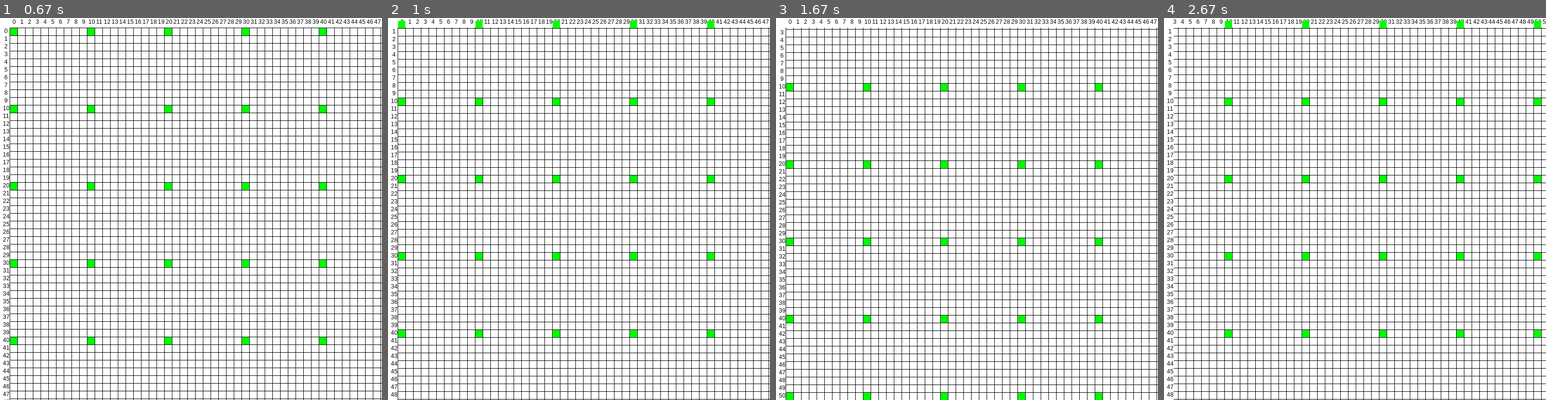
Above: before the commit, frames 1-4 (left to right).
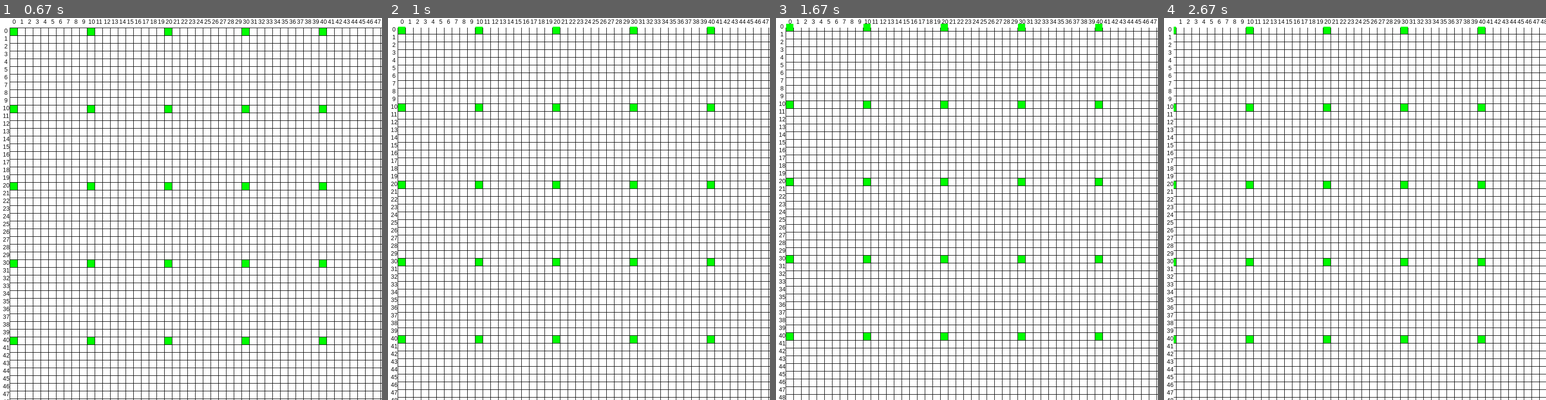
Above: after the commit, the same moments.

Repository: Archanciel/Learning_Pygame
Game: pygame game, started from draw_grid/main.py
Two runs of this game, one before a commit and one after it. Both use one fixed random seed, a clock stepped at 60 frames per second and the inputs below.
Inputs (mouse positions are in pixels of both pictures, inside the frame that each line leads up to):
- Up to frame 1 (0.67 s): hold Right from 0.33 s (still down); move the mouse to (175, 224) at 0.37 s
- Up to frame 2 (1 s): release Right at 0.8 s; hold Up from 0.83 s (still down); move the mouse to (701, 197) at 0.87 s
- Up to frame 3 (1.67 s): release Up at 1.3 s; hold Right from 1.33 s (still down)
- Up to frame 4 (2.67 s): release Right at 1.8 s; hold Left 1.83-2.37 s; hold Down from 2.4 s (still down)

Frame 1 is identical in both runs. In frame 2, 13% of the frame differs, in the area x 0-100%, y 0-100%; in frame 3, 13%; in frame 4, 24%.

Commit message:
removed grid line width correction and impose 1 px grid line width

Diff:
--- a/draw_grid/grid.py
+++ b/draw_grid/grid.py
@@ -117,7 +117,7 @@
         for row in range(len(self.cellValueGrid)):
             for col in range(len(self.cellValueGrid[0])):
                 if self.cellValueGrid[row][col]:
-                    activeCellXCoord = gridCoordMargin + (GRID_LINE_WIDTH // 2 + 1) + self.gridOffsetX + (
+                    activeCellXCoord = gridCoordMargin + GRID_LINE_WIDTH + self.gridOffsetX + (
                                 (GRID_LINE_WIDTH + self.cellSize) * col)
                     if activeCellXCoord > 0:
                         # here, the current active cell x coordinate is greater than the left grid limit and so must be
@@ -150,7 +150,7 @@
                                 # the move offset must account for the number of columns already moved to the left ...
                                 offsetX = self.gridOffsetX + (GRID_LINE_WIDTH + self.cellSize) * col
 
-                                xCellSize = self.cellSize + offsetX + (GRID_LINE_WIDTH // 2 + 1)
+                                xCellSize = self.cellSize + offsetX + GRID_LINE_WIDTH
                                 if xCellSize <= 0:
                                     # this happens depending on the combination of the cell size set by the zoom
                                     # level and the value of the GRID_MOVE_INCREMENT constant
@@ -163,7 +163,7 @@
                                 # the move offset must account for the number of columns already moved to the left ...
                                 offsetX = self.gridOffsetX + (GRID_LINE_WIDTH + self.cellSize) * col
 
-                                xCellSize = self.cellSize + offsetX + (GRID_LINE_WIDTH // 2 + 1)
+                                xCellSize = self.cellSize + offsetX + GRID_LINE_WIDTH
                                 if xCellSize <= 0:
                                     # this happens depending on the combination of the cell size set by the zoom
                                     # level and the value of the GRID_MOVE_INCREMENT constant
@@ -173,14 +173,14 @@
                                 # the move offset must account for the number of columns already moved to the left ...
                                 offsetX = self.gridOffsetX + (GRID_LINE_WIDTH + self.cellSize) * col
 
-                                cellwidth = self.cellSize + offsetX + (GRID_LINE_WIDTH // 2 + 1)
+                                cellwidth = self.cellSize + offsetX + GRID_LINE_WIDTH
                                 if cellwidth > 0:
                                     xCellSize = cellwidth
                                     activeCellXCoord = gridCoordMargin
                                 else:
                                     continue # we do not draw a cell which size would be 0 !
 
-                    activeCellYCoordPx = gridCoordMargin + (GRID_LINE_WIDTH // 2 + 1) + self.gridOffsetY + (
+                    activeCellYCoordPx = gridCoordMargin + GRID_LINE_WIDTH + self.gridOffsetY + (
                                 (GRID_LINE_WIDTH + self.cellSize) * row)
 
                     pg.draw.rect(self.surface,
--- a/draw_grid/settings.py
+++ b/draw_grid/settings.py
@@ -13,7 +13,8 @@
 YELLOW = (255, 255, 0)
 
 # grid constants
-GRID_LINE_WIDTH = 1
+GRID_LINE_WIDTH = 1 #must be 1, otherwise when moving cell to left or up, white line around active cells ... I did not
+                    #solved this small problem !
 DEFAULT_CELL_SIZE = 15 #15 Windows, 35 Android
 GRID_COORD_MARGIN_SIZE = 20 #20 Windows, 40 Android
-GRID_MOVE_INCREMENT = 5
+GRID_MOVE_INCREMENT = 1
